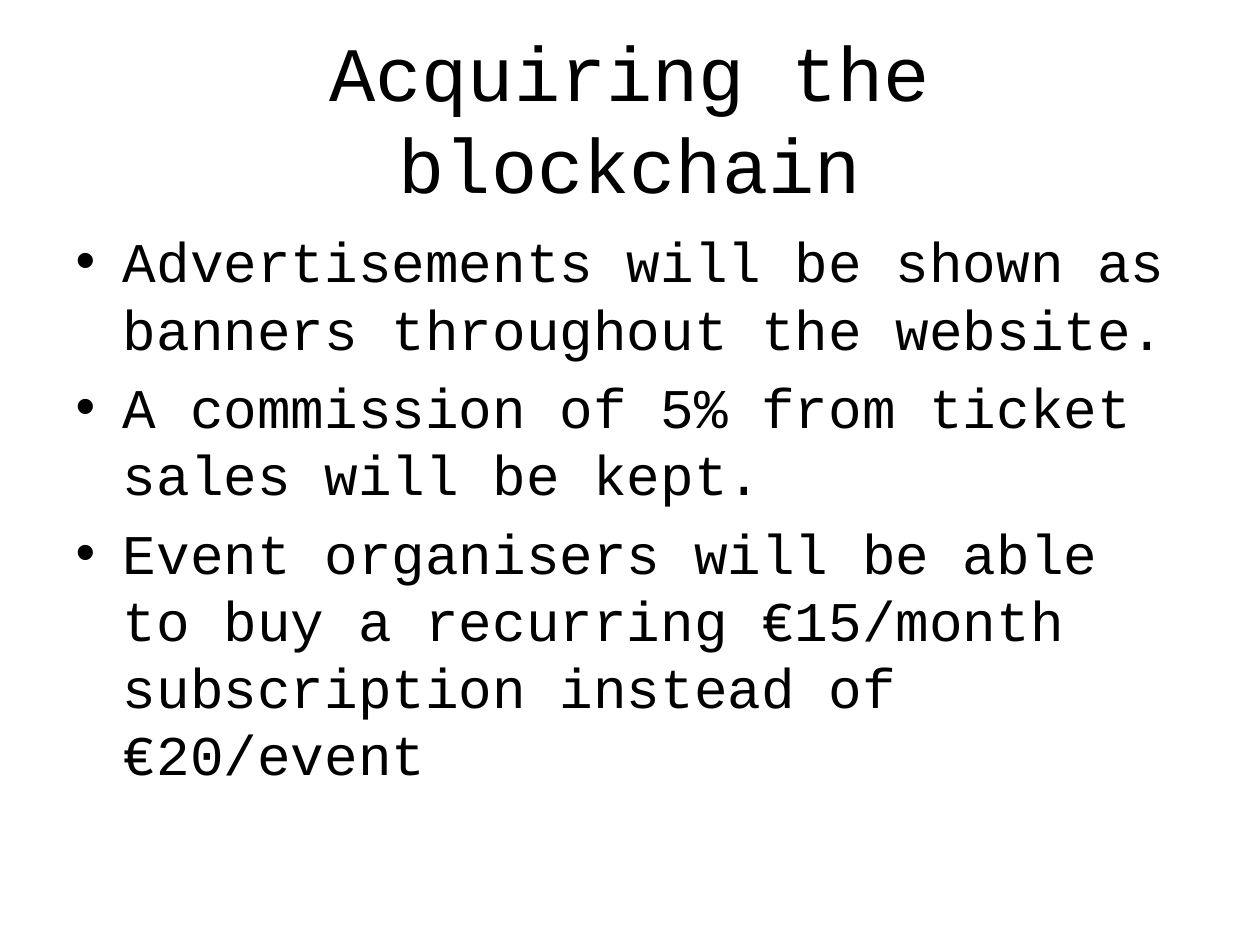
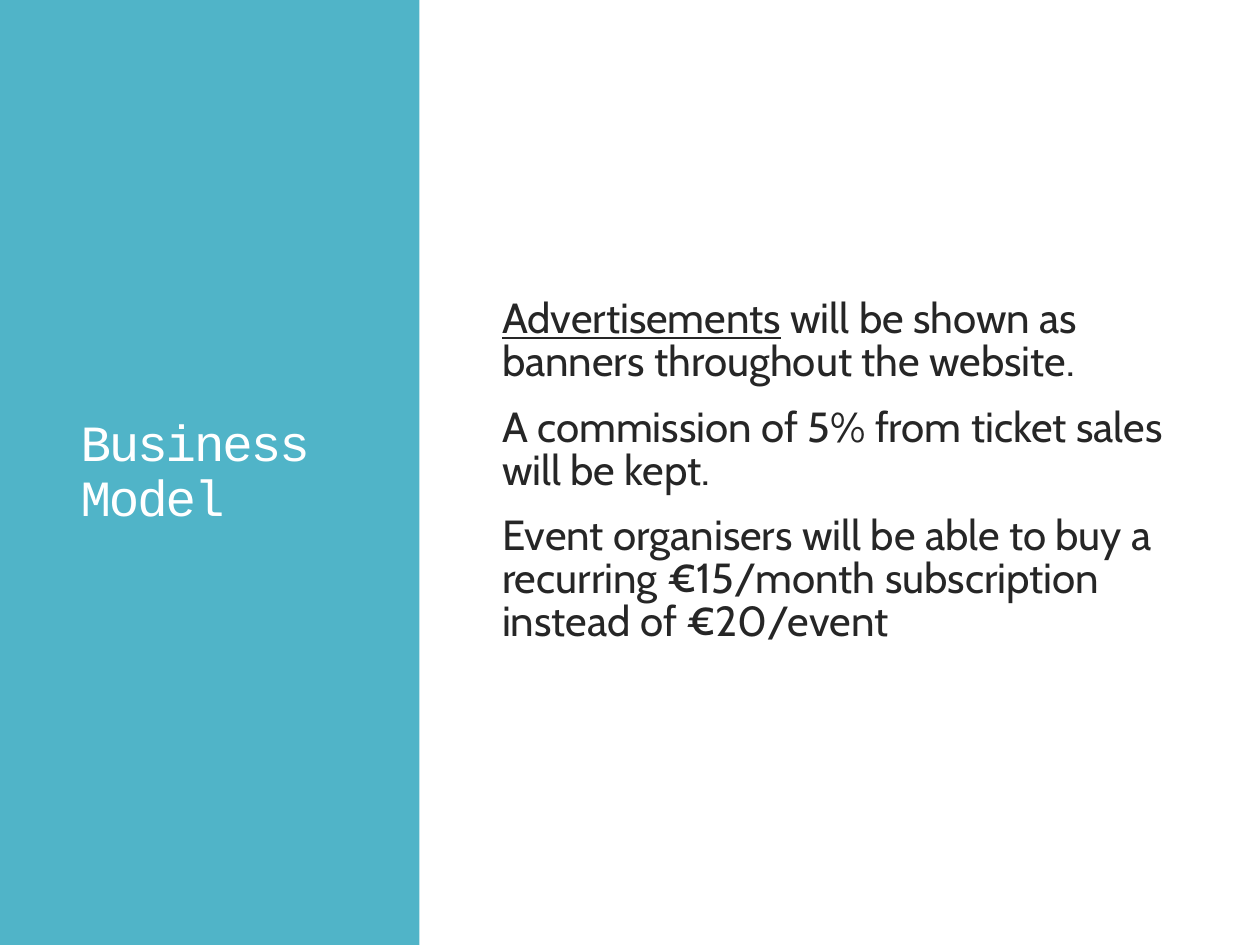
Before and after one commit to enricozammitlon/EsportsHack2019, a slide deck: slide 5 of Presentation.pptx. Drawn at 1260x945 pixels with LibreOffice and Linux fonts; fonts in the diff are those of the drawing; background and template pictures are left out. Boxes give left, top, right and bottom in pixels: in the first picture for what was removed or moved away, otherwise in the second. Text is boxed around its words. In the diff, an @@ line names an element or a change of style, - is before the commit and + after.

```diff
--- a/Presentation.pptx
+++ b/Presentation.pptx
@@ rectangle added at box(0, 0, 420, 945), fill #50B4C8 @@
@@ title removed at box(329, 45, 930, 194) @@
-Acquiring the blockchain
@@ text "Advertisements will be shown as ...": place and size @@
-text "Advertisements will be shown as ..." at box(123, 242, 1165, 776)
+text "Advertisements will be shown as ..." at box(502, 301, 1162, 640)
@@ text "Advertisements will be shown as ..." at box(502, 301, 1162, 640): size 32 to 24 pt, font Courier New to Cabin, text colour #000000 to #262626; underline on in "Advertisements"; bullet • to  ; line spacing 1 to 0.85; more space between paragraphs; vertical alignment top to middle @@
@@ title added at box(81, 424, 310, 517), 29 pt, text #FFFFFF @@
+Business Model
```
Also in this commit, not shown: 6 other slides changed, 1 slide removed.
